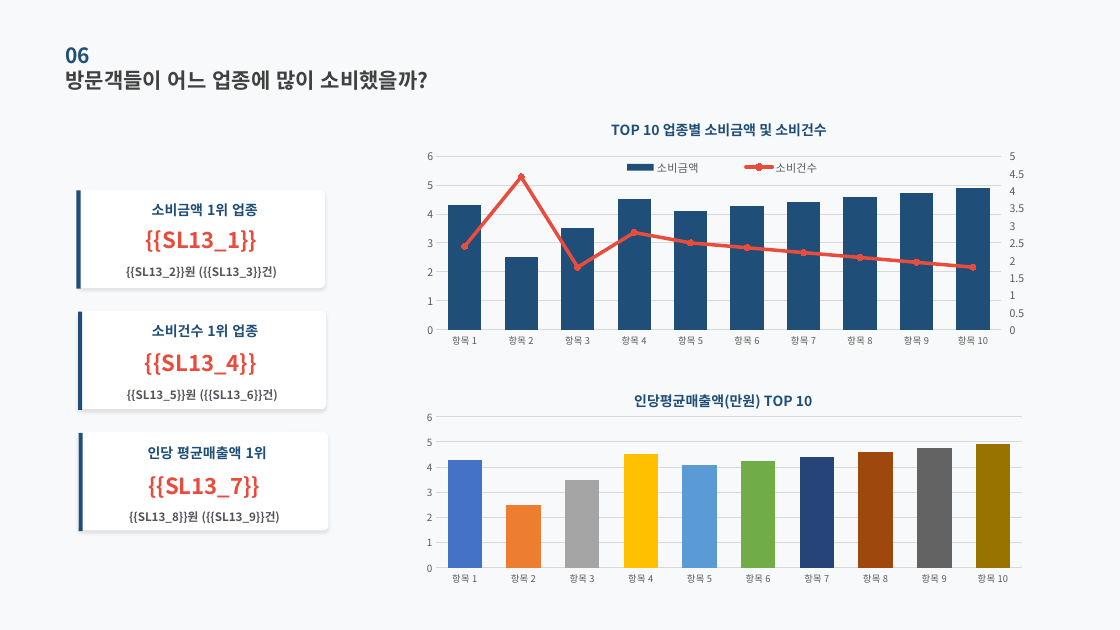
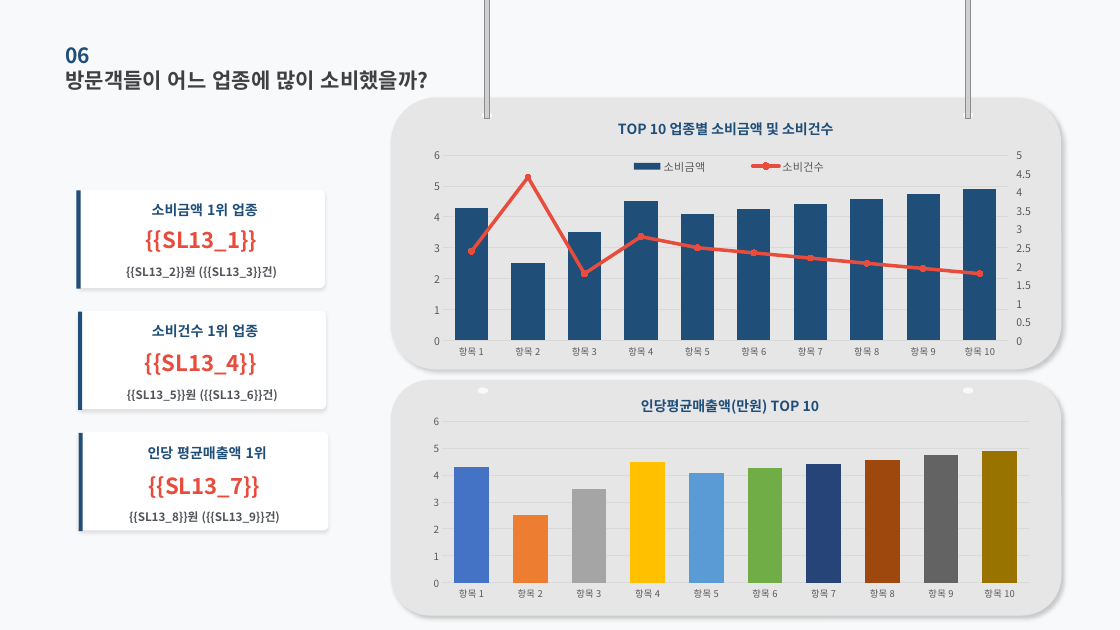
Before and after one commit to roddms/auto-report, a slide deck: slide 13 of template/master.pptx. Drawn at 1120x630 pixels with LibreOffice and Linux fonts; fonts in the diff are those of the drawing; grey boxes stand for pictures; background and template pictures are left out. Boxes give left, top, right and bottom in pixels: in the first picture for what was removed or moved away, otherwise in the second. Text is boxed around its words. In the diff, an @@ line names an element or a change of style, - is before the commit and + after.

```diff
--- a/template/master.pptx
+++ b/template/master.pptx
@@ picture added at [485, 0, 490, 118] @@
@@ picture added at [965, 0, 970, 118] @@
@@ rounded rectangle added at [391, 97, 1061, 370], fill #E7E6E6 @@
@@ column chart at [418, 104, 1033, 369] @@
@@ plot area changed @@
@@ column chart: place and size @@
-column chart at [412, 105, 1027, 370]
+column chart at [418, 104, 1033, 369]
@@ ellipse added at [482, 112, 492, 118], fill #F8F9FA @@
@@ ellipse added at [963, 112, 973, 118], fill #F8F9FA @@
@@ rounded rectangle added at [391, 380, 1061, 616], fill #E7E6E6 @@
@@ column chart at [418, 381, 1043, 606] @@
@@ plot area changed @@
@@ column chart: place and size @@
-column chart at [412, 376, 1036, 601]
+column chart at [418, 381, 1043, 606]
@@ ellipse added at [478, 387, 488, 394], fill #F8F9FA @@
@@ ellipse added at [963, 387, 973, 394], fill #F8F9FA @@
```
Also in this commit, not shown: 11 other files.
